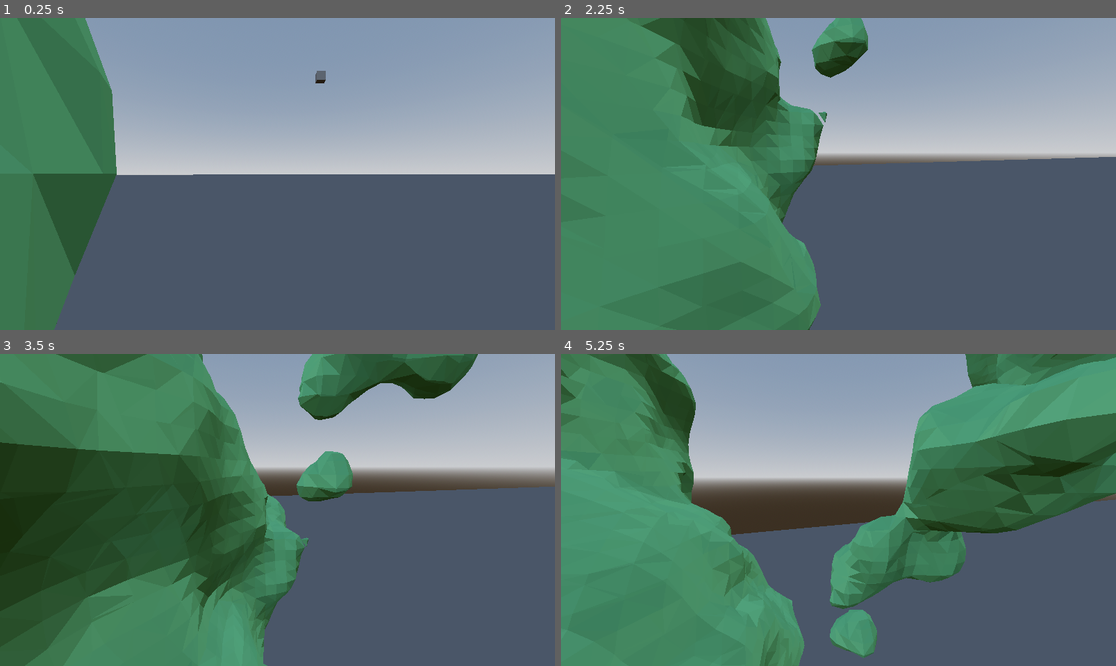
Above: before the commit, frames 1-4 (two rows, left to right).
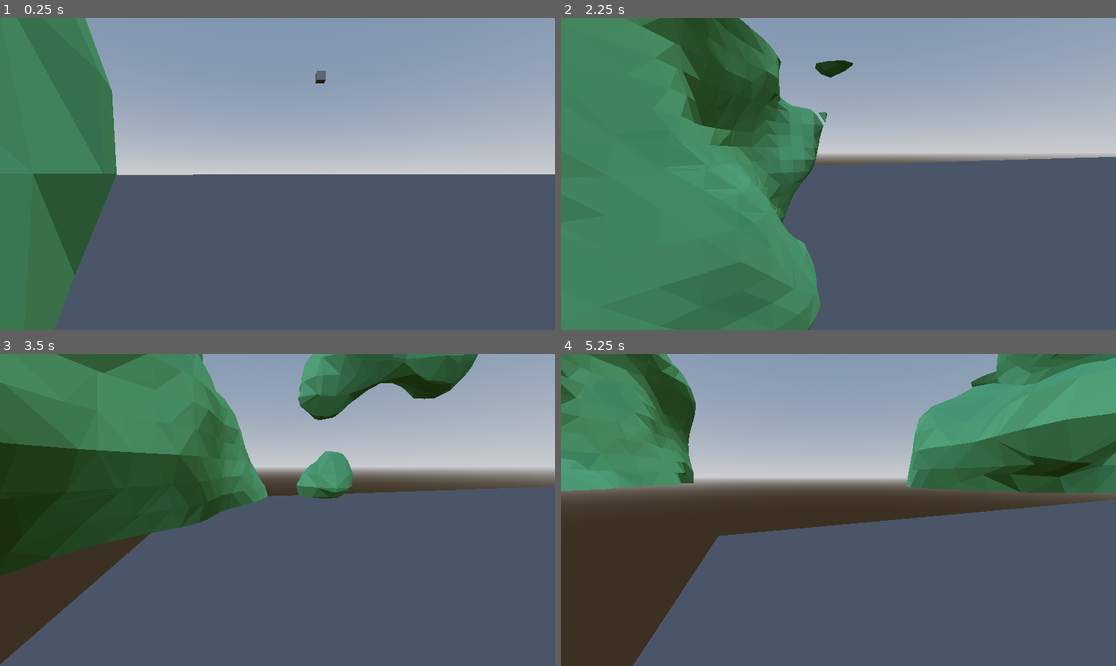
Above: after the commit, the same moments.

Repository: DyslexicWolf/GraduationWork_IGP
Game: Godot game, scene res://Scenes/MarchingCubes_CPU.tscn
The game is run twice, just before and just after one commit, with the same random seed, the same clock (stepped at 60 frames per second) and the same inputs.
Inputs (mouse positions are in pixels of both pictures, inside the frame that each line leads up to):
- Up to frame 1 (0.25 s): no input
- Up to frame 2 (2.25 s): tap Enter at 0.5 s; move the mouse to (960, 158) at 0.52 s; hold D (move_right) 0.53-1.28 s; click (960, 158) at 0.67 s; move the mouse to (810, 174) at 1.27 s; hold Space (fly_up) from 1.28 s (still down); move the mouse to (849, 167) at 2.02 s
- Up to frame 3 (3.5 s): keep holding Space (fly_up); move the mouse to (271, 516) at 2.77 s
- Up to frame 4 (5.25 s): keep holding Space (fly_up); move the mouse to (877, 513) at 3.52 s; move the mouse to (794, 506) at 4.27 s; move the mouse to (844, 510) at 5.02 s

The runs differ from the first frame. In frame 1, less than 0.1% of the frame differs, in the area x 10-11%, y 97-98%; in frame 2, 1.4%; in frame 3, 21%; in frame 4, 30%, in the area x 0-100%, y 0-100%.

Commit message:
Added renderdistance for height that is lose from renderdistance. As well as not generating a meshinstance if there is no mesh in the chunk

Diff:
--- a/graduation-work-igp/Scenes/MarchingCubes_CPU.tscn
+++ b/graduation-work-igp/Scenes/MarchingCubes_CPU.tscn
@@ -34,8 +34,10 @@
 [node name="GeneratedTerrain" type="MeshInstance3D" parent="."]
 script = ExtResource("1_n7p7l")
 terrain_material = ExtResource("2_hhg1a")
+chunk_size = 16
 noise = SubResource("FastNoiseLite_torgq")
 flat_shaded = true
+render_distance = 1
 
 [node name="Ground" type="MeshInstance3D" parent="."]
 transform = Transform3D(374.01376, 0, 0, 0, 0.9999994, 0, 0, 0, 299.93817, 347.9402, 0, 198.18314)
--- a/graduation-work-igp/Scripts/TerrainGeneration.gd
+++ b/graduation-work-igp/Scripts/TerrainGeneration.gd
@@ -2,20 +2,19 @@
 class_name TerrainGeneration
 
 @export	var terrain_material: Material
-@export var resolution: int = 16
-@export var iso_level: float = 0.0
+@export var chunk_size: int
+@export var iso_level: float
 @export var noise: FastNoiseLite
-@export var flat_shaded: bool = false
-@export var terrain_terrace: int = 1
-@export var render_distance: int = 1
+@export var flat_shaded: bool
+@export var terrain_terrace: int
+@export var render_distance: int
+@export var render_distance_height: int
 
 var loaded_chunks: Dictionary = {}
 var player: CharacterBody3D
-var chunk_size: int
 
 func _ready():
 	player = $"../Player"
-	chunk_size = resolution
 
 func _process(_delta):
 	# Calculate player chunk position
@@ -25,11 +24,10 @@
 
 	# Load and unload chunks based on player position
 	for x in range(player_chunk_x - render_distance, player_chunk_x + render_distance + 1):
-		for y in range(player_chunk_y - render_distance, player_chunk_y + render_distance + 1):
+		for y in range(player_chunk_y - render_distance_height, player_chunk_y + render_distance_height + 1):
 			for z in range(player_chunk_z - render_distance, player_chunk_z + render_distance + 1):
 				var chunk_key = str(x) + "," + str(y) + "," + str(z)
 				if not loaded_chunks.has(chunk_key):
-					print("Loading chunk x :"+str(x)+" y :"+str(y)+" z :"+str(z))
 					load_chunk(x, y, z)
 
 	# Unload chunks that are out of render distance
@@ -38,53 +36,65 @@
 		var chunk_x = int(coords[0])
 		var chunk_y = int(coords[1])
 		var chunk_z = int(coords[2])
-		if abs(chunk_x - player_chunk_x) > render_distance or abs(chunk_y - player_chunk_y) > render_distance or abs(chunk_z - player_chunk_z) > render_distance:
+		if abs(chunk_x - player_chunk_x) > render_distance or abs(chunk_y - player_chunk_y) > render_distance_height or abs(chunk_z - player_chunk_z) > render_distance:
 			unload_chunk(chunk_x, chunk_y, chunk_z)
 
 func load_chunk(x, y, z):
 	var chunk_mesh = generate_chunk_mesh(x, y, z)
+	var chunk_key = str(x) + "," + str(y) + "," + str(z)
+
+	#if there is no mesh, we add the key to the loadedchunks array but the value is null, this way we know it is an empty chunk
+	if chunk_mesh.get_surface_count() == 0:
+		print("Didn't load chunk: " + chunk_key + " because it is empty")
+		loaded_chunks[chunk_key] = null
+		return
+
+	print("Loaded chunk: "+ chunk_key)
 	var chunk_instance = MeshInstance3D.new()
 	chunk_instance.mesh = chunk_mesh
 	chunk_instance.position = Vector3(x, y, z) * chunk_size
 	add_child(chunk_instance)
-	loaded_chunks[str(x) + "," + str(y) + "," + str(z)] = chunk_instance
+	loaded_chunks[chunk_key] = chunk_instance
+
 
 func unload_chunk(x, y, z):
 	var chunk_key = str(x) + "," + str(y) + "," + str(z)
 	if loaded_chunks.has(chunk_key):
+		if loaded_chunks[chunk_key] == null:
+			loaded_chunks.erase(chunk_key)
+			return
+
 		var chunk_instance = loaded_chunks[chunk_key]
 		chunk_instance.queue_free()
 		loaded_chunks.erase(chunk_key)
-		print('Unloaded chunk: ' + chunk_key)
+		print("Unloaded chunk: " + chunk_key)
 
 func generate_chunk_mesh(chunk_x: int, chunk_y: int, chunk_z: int):
 	var generated_mesh = generate(Vector3(chunk_x, chunk_y, chunk_z))
 	return generated_mesh
 
 func generate(chunk_coords: Vector3):
-	var voxel_grid = VoxelGrid.new(resolution + 1, iso_level)
+	var voxel_grid = VoxelGrid.new(chunk_size + 1, iso_level)
 
 	var world_offset: Vector3 = chunk_coords * chunk_size
 
 	#generate scalar values for each voxel
-	for x in range(resolution + 1):
-		for y in range(resolution + 1):
-			for z in range(resolution + 1):
+	for x in range(chunk_size + 1):
+		for y in range(chunk_size + 1):
+			for z in range(chunk_size + 1):
 				var world_x = world_offset.x + x
 				var world_y = world_offset.y + y
 				var world_z = world_offset.z + z
 
+				#var value = noise.get_noise_3d(world_x, world_y, world_z)+(y+y%terrain_terrace)/float(voxel_grid.resolution)-0.5
 				var value = noise.get_noise_3d(world_x, world_y, world_z)
 				voxel_grid.write(x, y, z, value)
 
-				#code to check out
-				##var value = noise.get_noise_3d(x + chunk_pos.x, y + chunk_pos.y, z + chunk_pos.z)+(y+y%TERRAIN_TERRACE)/float(voxel_grid.resolution)-0.5
-
 	#march the cubes
 	var vertices = PackedVector3Array()
-	for x in range(resolution):
-		for y in range(resolution):
-			for z in range(resolution):
+	for x in range(chunk_size):
+		for y in range(chunk_size):
+			for z in range(chunk_size):
 				HelperFunctions.march_cube(x, y, z, voxel_grid, vertices)
 
 	#create mesh surface and draw
